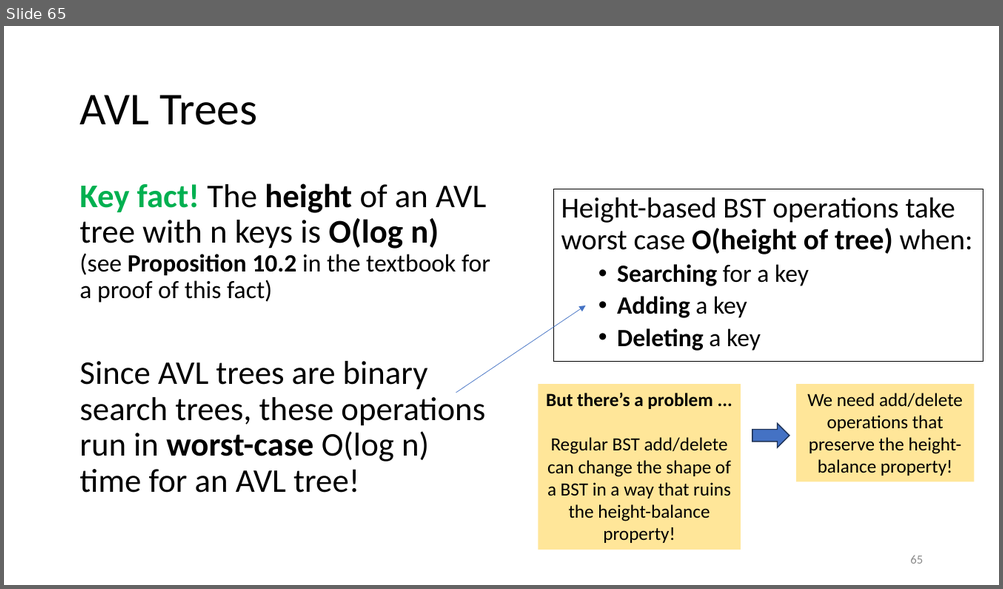
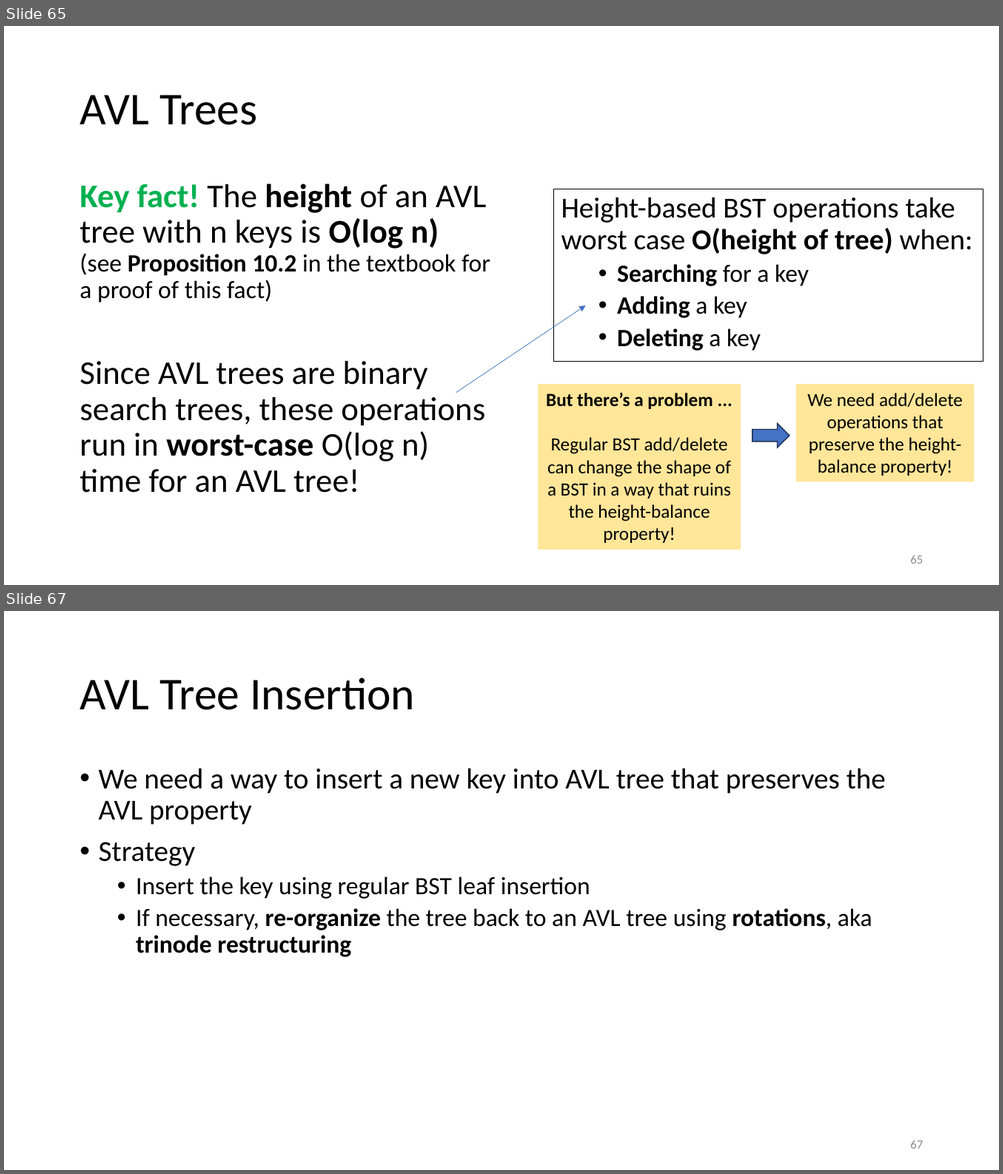
Before and after one commit to tjd1234/cmpt225summer2023, a slide deck: lecture_notes/week10/week10_BST.pptx. Shown one above the other, each under a label of ours: slide 65 before the commit, slides 65 and 67 after it; the slides between them are not shown. The pictures are 1003x589 and 1003x1174 pixels, drawn with LibreOffice and Linux fonts; fonts in the diff are those of the drawing. Boxes give left, top, right and bottom in pixels: in the first picture for what was removed or moved away, otherwise in the second. Text is boxed around its words. In the diff, an @@ line names an element or a change of style, - is before the commit and + after.

```diff
--- a/lecture_notes/week10/week10_BST.pptx
+++ b/lecture_notes/week10/week10_BST.pptx
@@ slide 67 added at (x1=4, y1=611, x2=999, y2=1170), background #FFFFFF @@
@@ title added at (x1=79, y1=678, x2=415, y2=710), 44 pt, text #000000 @@
+AVL Tree Insertion
@@ text added at (x1=99, y1=768, x2=885, y2=957), 24 pt, text #000000 @@
+• We need a way to insert a new key into AVL tree that preserves the AVL property
+• Strategy
+  • Insert the key using regular BST leaf insertion
+  • If necessary, re-organize the tree back to an AVL tree using rotations, aka trinode restructuring
@@ page number added at (x1=910, y1=1141, x2=922, y2=1149), 12 pt, text #8C8C8C @@
+67
```
Also in this commit, not shown: 1 slide changed, 8 other slides added.
